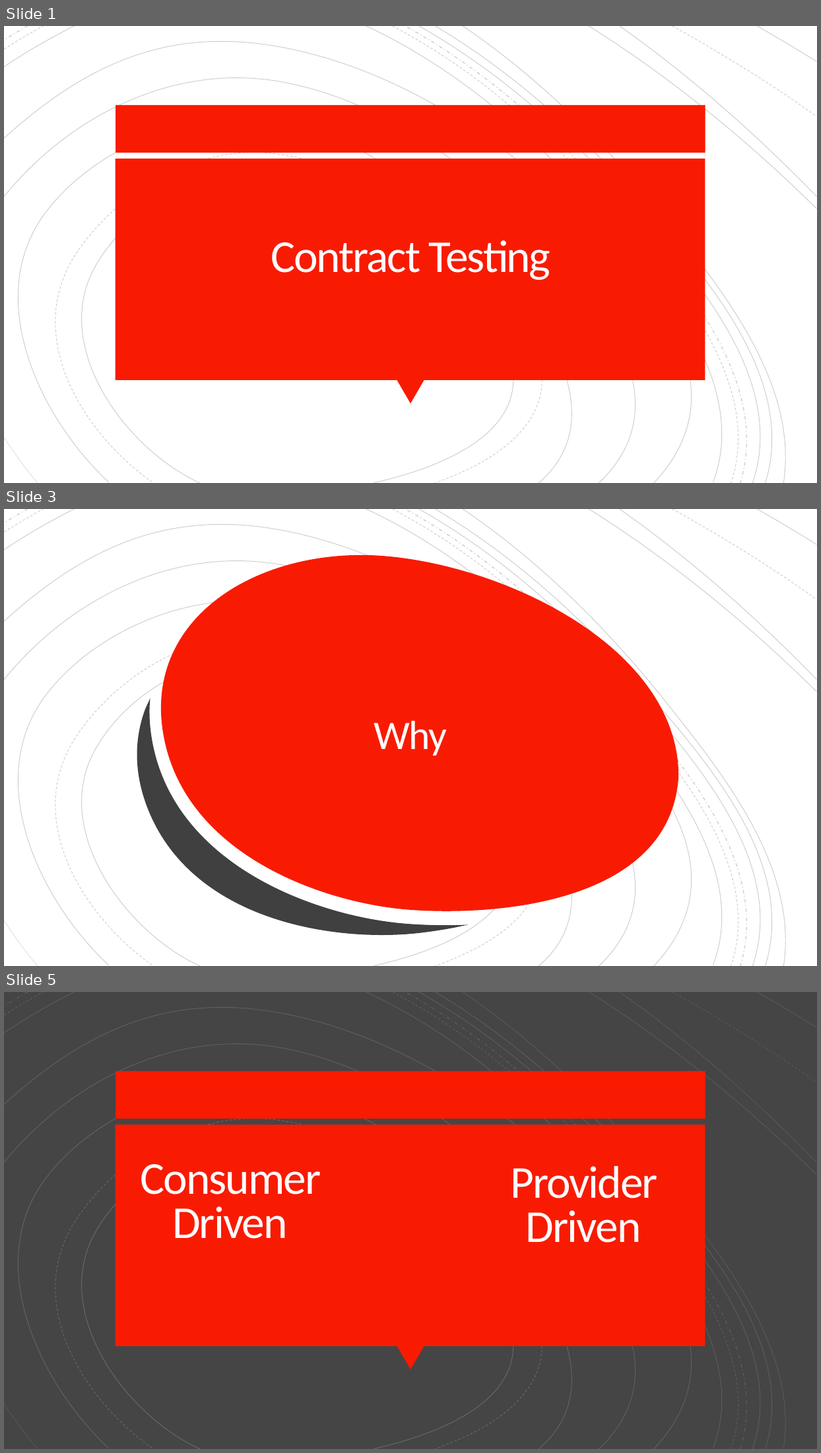
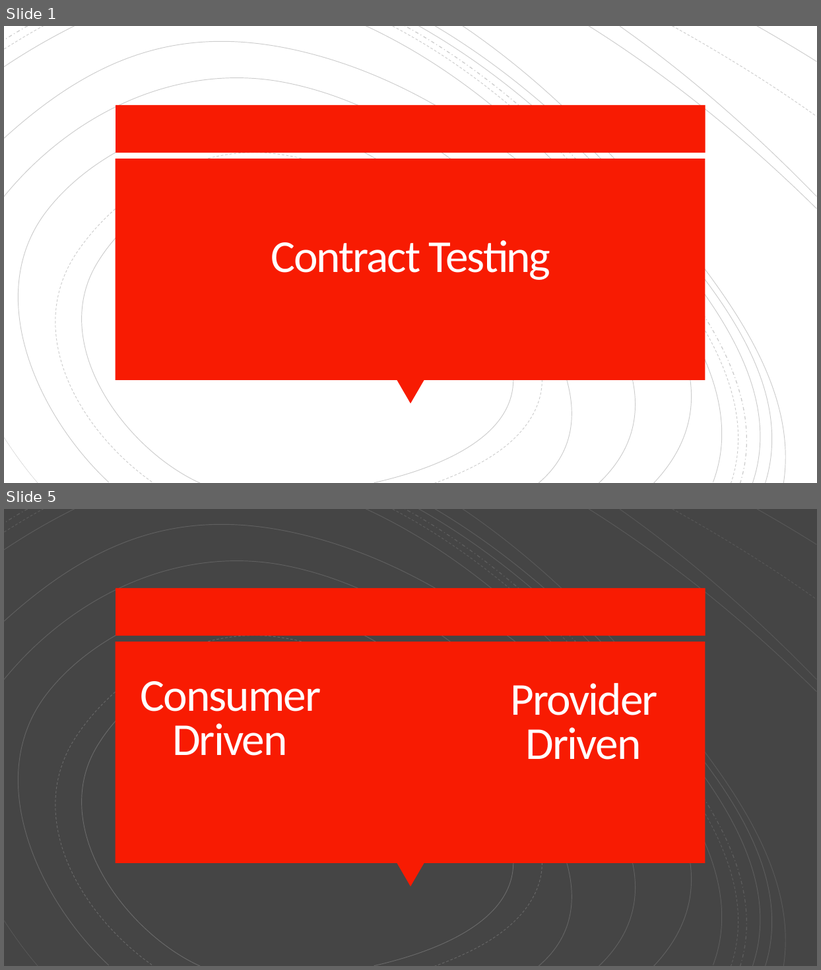
Before and after one commit to gigapr/Presentations, a slide deck: ConsumerDrivenContract.pptx. Shown one above the other, each under a label of ours: slides 1, 3 and 5 before the commit, slides 1 and 5 after it; the slides between them are not shown. The pictures are 821x1453 and 821x970 pixels, drawn with LibreOffice and Linux fonts; fonts in the diff are those of the drawing. Boxes give left, top, right and bottom in pixels: in the first picture for what was removed or moved away, otherwise in the second. Text is boxed around its words. In the diff, an @@ line names an element or a change of style, - is before the commit and + after.

```diff
--- a/ConsumerDrivenContract.pptx
+++ b/ConsumerDrivenContract.pptx
@@ slide 3 removed at <box>4,509,817,966</box>, background #FFFFFF @@
@@ rectangle removed at <box>4,509,817,966</box> @@
@@ group removed at <box>4,509,816,966</box>: 18 freeform shapes @@
@@ group removed at <box>4,509,817,966</box>: 19 freeform shapes @@
@@ group removed at <box>4,509,817,966</box>: 19 freeform shapes @@
@@ freeform shape removed at <box>161,555,679,912</box> @@
@@ freeform shape removed at <box>125,647,469,966</box> @@
@@ title removed at <box>374,721,447,756</box> @@
-Why
```
Also in this commit, not shown: 2 slides changed, 2 slides added.
